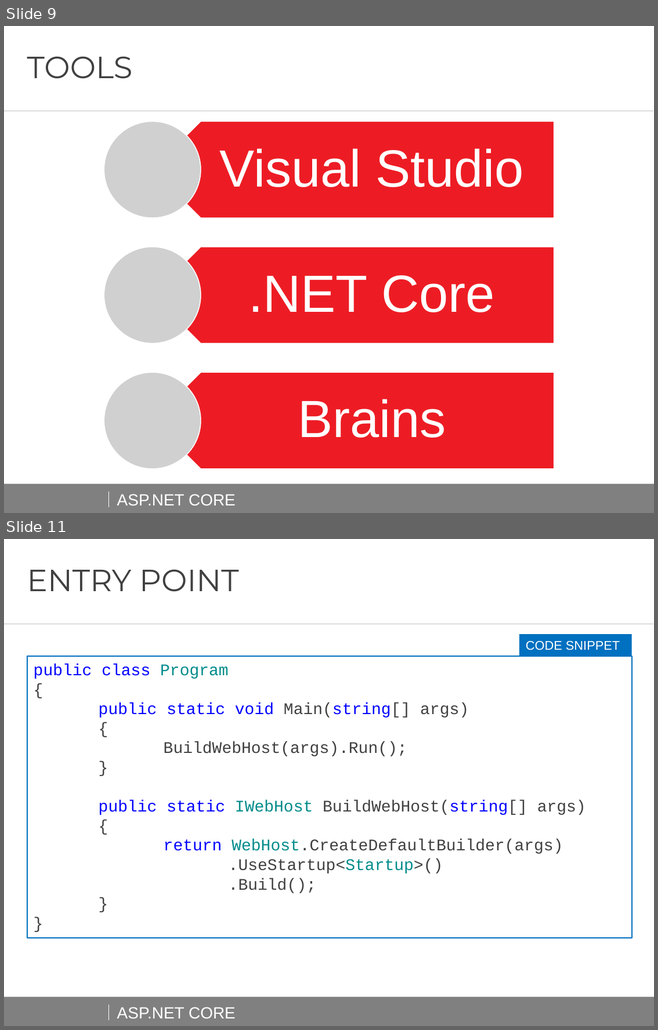
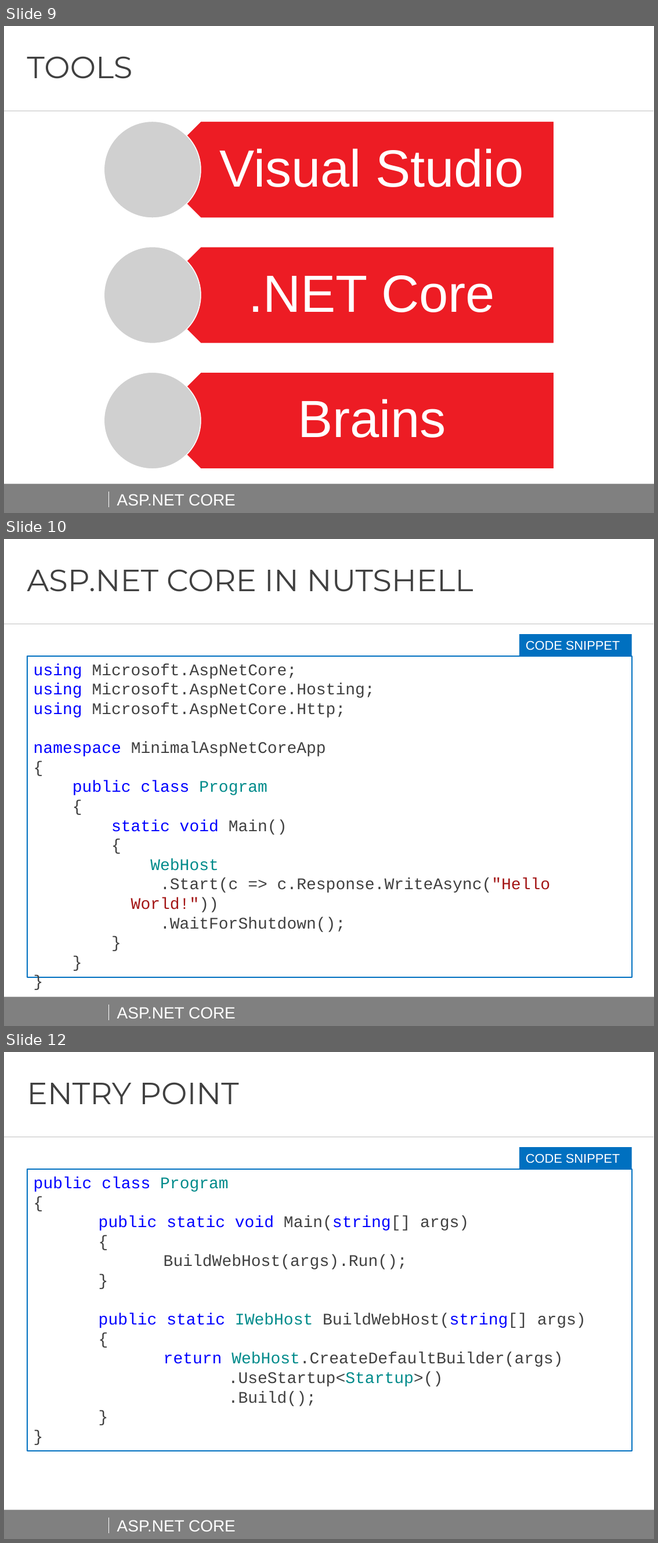
Before and after one commit to AndreiShenets/ASP.NET-Lectures, a slide deck: docs/ASP.NET CORE - iTechArt 2018.pptx. Shown one above the other, each under a label of ours: slides 9 and 11 before the commit, slides 9, 10 and 12 after it; the slides between them are not shown. The pictures are 658x1030 and 658x1543 pixels, drawn with LibreOffice and Linux fonts; fonts in the diff are those of the drawing; grey boxes stand for pictures; background and template pictures are left out. Boxes give left, top, right and bottom in pixels: in the first picture for what was removed or moved away, otherwise in the second. Text is boxed around its words. In the diff, an @@ line names an element or a change of style, - is before the commit and + after.

```diff
--- a/docs/ASP.NET CORE - iTechArt 2018.pptx
+++ b/docs/ASP.NET CORE - iTechArt 2018.pptx
@@ slide 10 added at [4, 539, 654, 1026], background #FFFFFF; not listed: 5 template elements that a slide beside it also shows @@
@@ title added at [27, 569, 473, 592], 34 pt, text #404040 @@
+ASP.NET CORE IN NUTSHELL
@@ rectangle added at [519, 635, 632, 657], fill #0070C0, 14 pt, text #FFFFFF @@
+CODE SNIPPET
@@ rectangle added at [27, 656, 631, 977], fill #FFFFFF, outline #0070C0 1.5 pt, 18 pt, text #404040 @@
+using Microsoft.AspNetCore;
+using Microsoft.AspNetCore.Hosting;
+using Microsoft.AspNetCore.Http;
+namespace MinimalAspNetCoreApp
+{
+public class Program
+{
+static void Main()
+{
+WebHost
+      .Start(c => c.Response.WriteAsync("Hello World!"))
+      .WaitForShutdown();
+}
+}
+}
@@ what was slide 11 is now slide 12 @@
```
Also in this commit, not shown: 4 slides changed, 8 other slides added, 3 slides removed, 2 other files.
